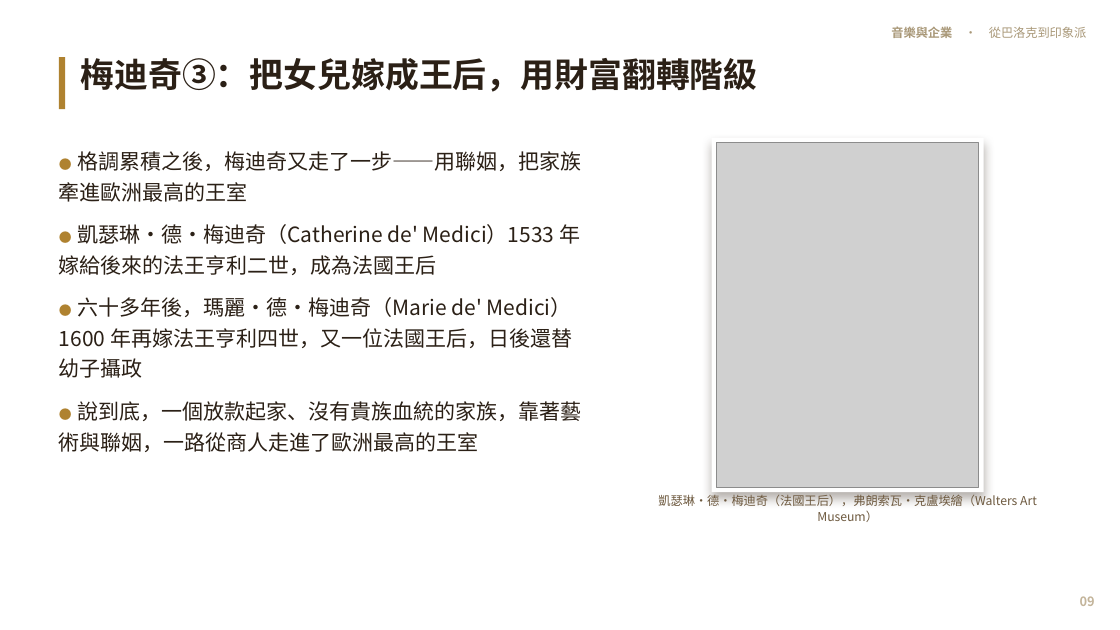
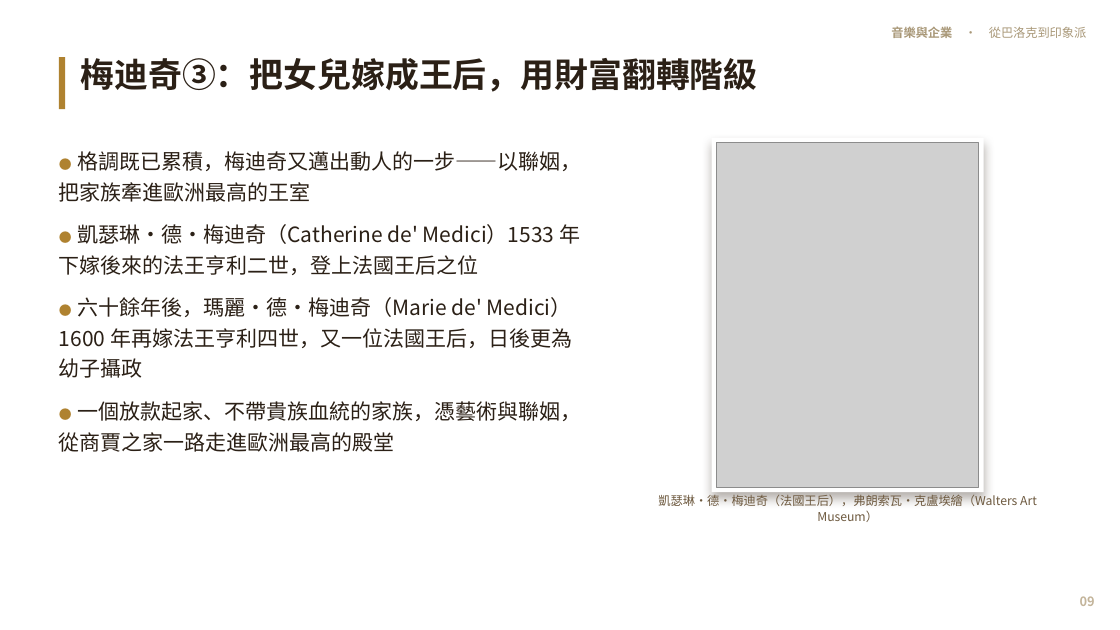
Before and after one commit to kblab2024/music-business-lecture, a slide deck: slide 9 of docs/downloads/音樂與企業-投影片.pptx. Drawn at 1120x630 pixels with LibreOffice and Linux fonts; fonts in the diff are those of the drawing; grey boxes stand for pictures. Boxes give left, top, right and bottom in pixels: in the first picture for what was removed or moved away, otherwise in the second. Text is boxed around its words. In the diff, an @@ line names an element or a change of style, - is before the commit and + after.

```diff
--- a/docs/downloads/音樂與企業-投影片.pptx
+++ b/docs/downloads/音樂與企業-投影片.pptx
@@ text at bbox=[59, 151, 581, 452]: text changed @@
-● 格調累積之後，梅迪奇又走了一步——用聯姻，把家族牽進歐洲最高的王室
-● 凱瑟琳·德·梅迪奇（Catherine de' Medici）1533 年嫁給後來的法王亨利二世，成為法國王后
-● 六十多年後，瑪麗·德·梅迪奇（Marie de' Medici）1600 年再嫁法王亨利四世，又一位法國王后，日後還替幼子攝政
-● 說到底，一個放款起家、沒有貴族血統的家族，靠著藝術與聯姻，一路從商人走進了歐洲最高的王室
+● 格調既已累積，梅迪奇又邁出動人的一步——以聯姻，把家族牽進歐洲最高的王室
+● 凱瑟琳·德·梅迪奇（Catherine de' Medici）1533 年下嫁後來的法王亨利二世，登上法國王后之位
+● 六十餘年後，瑪麗·德·梅迪奇（Marie de' Medici）1600 年再嫁法王亨利四世，又一位法國王后，日後更為幼子攝政
+● 一個放款起家、不帶貴族血統的家族，憑藝術與聯姻，從商賈之家一路走進歐洲最高的殿堂
```
Also in this commit, not shown: 55 other slides changed, 7 other files.
